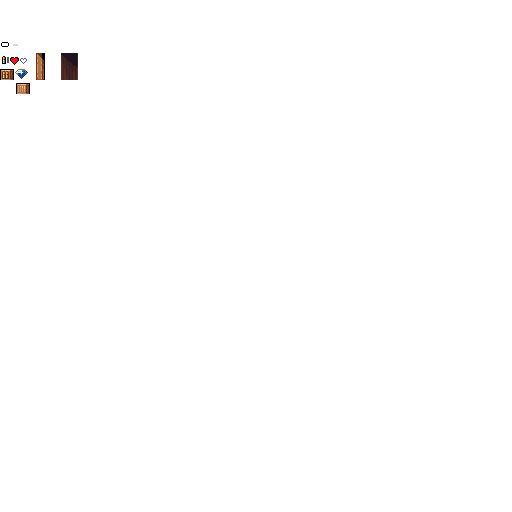
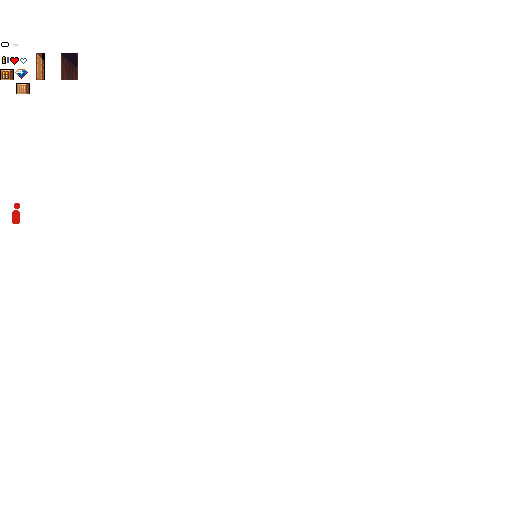
Layers edited between the first and the second 512 x 512 image:
painted on "tiles" over box(12, 203, 20, 224)
